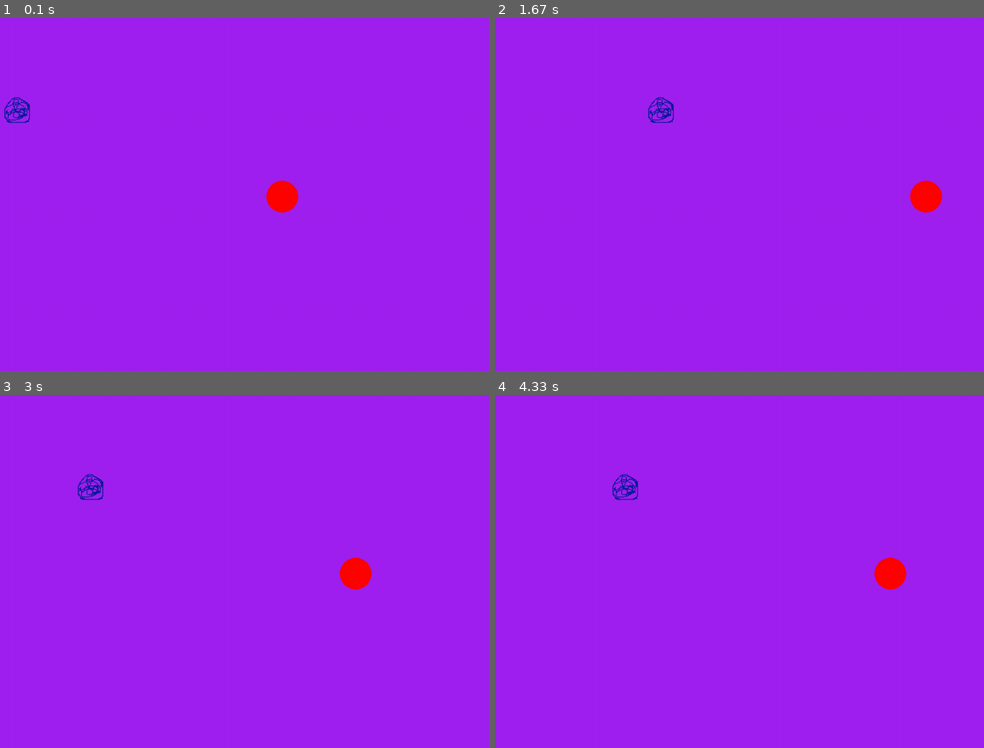
Above: before the commit, frames 1-4 (two rows, left to right).
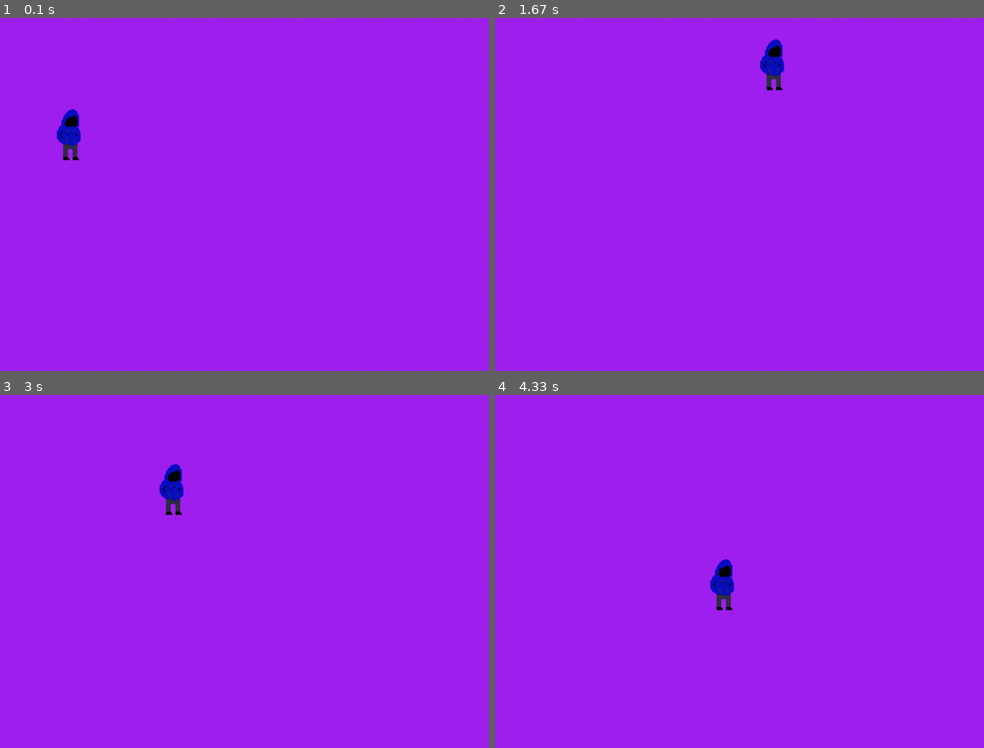
Above: after the commit, the same moments.

Repository: andrew-kula931/Programs
Game: pygame game, started from PyGame/run.py
Two runs of this game, one before a commit and one after it. Both use one fixed random seed, a clock stepped at 60 frames per second and the inputs below.
Inputs:
- Up to frame 1 (0.1 s): no input
- Up to frame 2 (1.67 s): hold Space 0.33-0.8 s; hold D 0.33-0.8 s; hold D 0.83-1.3 s; tap Space at 0.9, 1.2, 1.4 s; hold D from 1.33 s (still down)
- Up to frame 3 (3 s): tap Space at 1.7, 1.9, 2.2, 2.47, 2.77, 2.9 s; release D at 1.8 s; hold A 1.83-2.37 s; hold A 2.4-2.8 s; hold D from 2.83 s (still down)
- Up to frame 4 (4.33 s): tap Space at 3.2, 3.57, 3.87, 4.07 s; release D at 3.47 s; hold A 3.5-3.97 s; hold D from 4 s (still down)

The runs differ from the first frame. In frame 1, 1.2% of the frame differs, in the area x 0-62%, y 22-56%; in frame 2, 1.2%, in the area x 31-92%, y 6-56%; in frame 3, 1.2%; in frame 4, 1.2%.

Commit message:
pygame inital character implimentation

Diff:
--- a/PyGame/PygameTest.py
+++ b/PyGame/run.py
@@ -1,5 +1,8 @@
 import sys
 import pygame
+
+from scripts.utils import load_image
+from scripts.entity import EntityPhysics
 
 # pygame setup
 class Game:
@@ -10,10 +13,14 @@
         self.dt = 0
 
         pygame.display.set_caption('Starter Game')
-        self.player_pos = pygame.Vector2(self.screen.get_width() / 2, self.screen.get_height() / 2)
 
-        self.test_image = pygame.image.load("images/test2.png")
-        self.image_pos = [100, 200]
+        self.movement = [0, 0]
+
+        self.assets = {
+            'player': load_image('player.png')
+        }
+
+        self.player = EntityPhysics(self, 'player', (200,200))
 
     def run(self):
         while True:
@@ -25,23 +32,20 @@
             # fill the screen with a color to wipe away anything from last frame
             self.screen.fill("purple")
 
-            self.screen.blit(self.test_image, self.image_pos)
+            self.player.update((self.movement[0], self.movement[1]))
+            self.movement = [0,0]
+            self.player.render(self.screen)
 
-            pygame.draw.circle(self.screen, "red", self.player_pos, 40)
+            if (self.player.pos[1] < 750):
+                self.movement[1] += 6
 
             keys = pygame.key.get_pressed()
-            if keys[pygame.K_w]:
-                self.player_pos.y -= 300 * dt
-                self.image_pos[1] -= 300 * dt
-            if keys[pygame.K_s]:
-                self.player_pos.y += 300 * dt
-                self.image_pos[1] += 300 * dt
+            if keys[pygame.K_SPACE]:
+                self.movement[1] -= 20
             if keys[pygame.K_a]:
-                self.player_pos.x -= 300 * dt
-                self.image_pos[0] -= 300 * dt
+                self.movement[0] -= 7
             if keys[pygame.K_d]:
-                self.player_pos.x += 300 * dt
-                self.image_pos[0] += 300 * dt
+                self.movement[0] += 7
 
             # flip() the display to put your work on screen
             pygame.display.flip()
@@ -49,6 +53,6 @@
             # limits FPS to 60
             # dt is delta time in seconds since last frame, used for framerate-
             # independent physics.
-            dt = self.clock.tick(60) / 1000
+            self.clock.tick(60)
 
 Game().run()
--- /dev/null
+++ b/PyGame/scripts/entity.py
@@ -0,0 +1,18 @@
+import pygame
+
+class EntityPhysics:
+    def __init__(self, game, e_type, pos):
+        self.game = game
+        self.type = e_type
+        self.pos = list(pos)
+        self.velocity = [0, 0]
+
+    def update(self, movement=(0,0)):
+        frame_movement = (movement[0] + self.velocity[0], movement[1] + self.velocity[1])
+
+        self.pos[0] += frame_movement[0]
+        self.pos[1] += frame_movement[1]
+
+
+    def render(self, surf):
+        surf.blit(self.game.assets['player'], self.pos)
--- /dev/null
+++ b/PyGame/scripts/player.py
@@ -0,0 +1,5 @@
+import pygame
+
+class PlayerPhysics:
+    def __init__(self, game, pos):
+        self.x = pos
--- /dev/null
+++ b/PyGame/scripts/utils.py
@@ -0,0 +1,8 @@
+import pygame
+
+BASE_PATH = 'images/'
+
+def load_image(path):
+    img = pygame.image.load(BASE_PATH + path).convert()
+    img.set_colorkey((0, 0, 0))
+    return img
Binary file added: PyGame/images/player.png
Binary file removed: PyGame/images/test.png
Binary file removed: PyGame/images/test3.png
